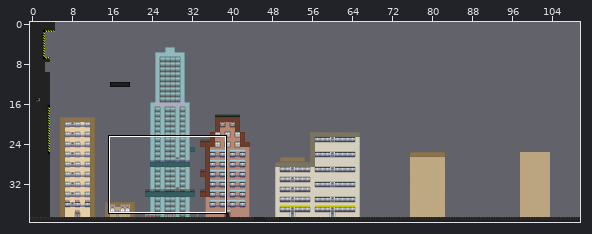
Tiled map, stored at MagnetBoy/MagnetBoy/MagnetBoyContent/WillysMap.tmx. Above, an overview of the earlier version with the close-up marked.
Close-up. Before:
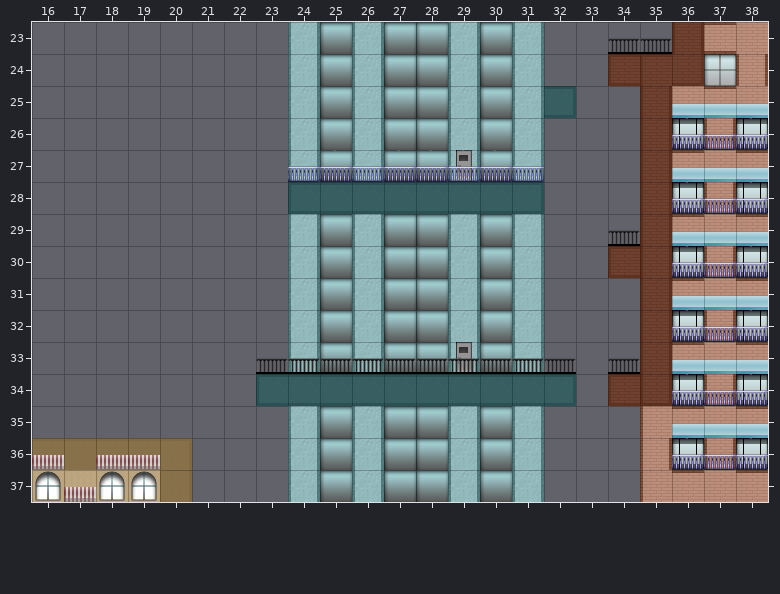
Cells are 32x32 px. Shown: x 16..38, y 23..37. The commit also changed other parts of the map, which this record leaves out.
Once edited:
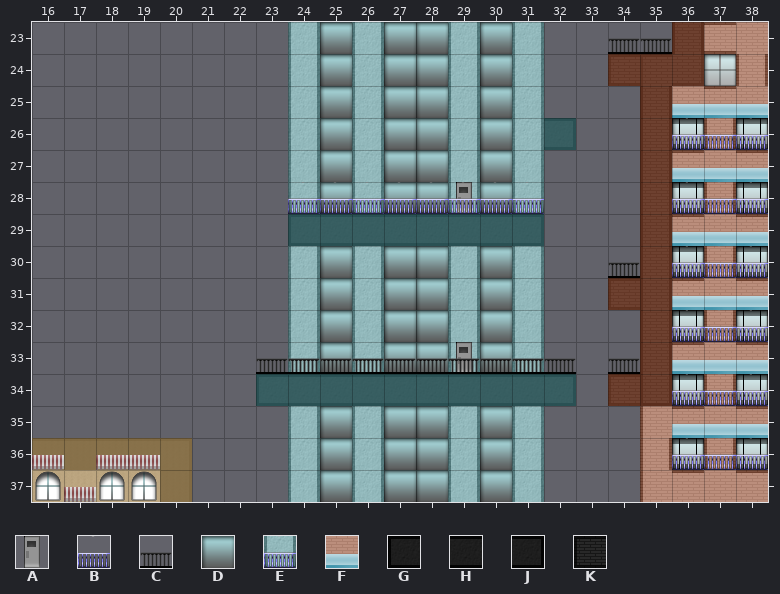
Key: from "cityDecor": A 4, B 10, C 11, D 16; from "cityPaint": E 1, F 3; from "citySolid": G 40, H 41, J 42, K 44.
_ is an empty cell.
See-through tiles are keyed as they look on the map.
What changed:
Layer "solid":
y 25: x 32 J -> _
y 26: x 32 _ -> J
y 28: x 24..31 GHHHHHHJ -> ________
y 29: x 24..31 ________ -> GHHHHHHJ
y 30: x 34 K -> _
y 31: x 34 _ -> K
Layer "paint":
y 25: x 32 E -> _
y 26: x 32 _ -> E
y 29: x 25 _ -> E; x 27..28 __ -> EE; x 30 _ -> E
y 30: x 34 F -> _
y 31: x 34 _ -> F
Layer "decor":
y 27: x 29 A -> _
y 28: x 25 _ -> D; x 27..30 ____ -> DDAD
y 29: x 25 D -> _; x 27..28 DD -> __; x 30 D -> _
y 30: x 34 _ -> C
Layer "decor2":
y 27: x 24..31 BBBBBBBB -> ________
y 28: x 24..31 ________ -> BBBBBBBB
y 29: x 34 C -> _
Boxes around the changes in both close-ups, in picture pixels (x1, y1, x2, y2):
changed: (288, 86, 576, 246)
changed: (608, 230, 640, 310)
